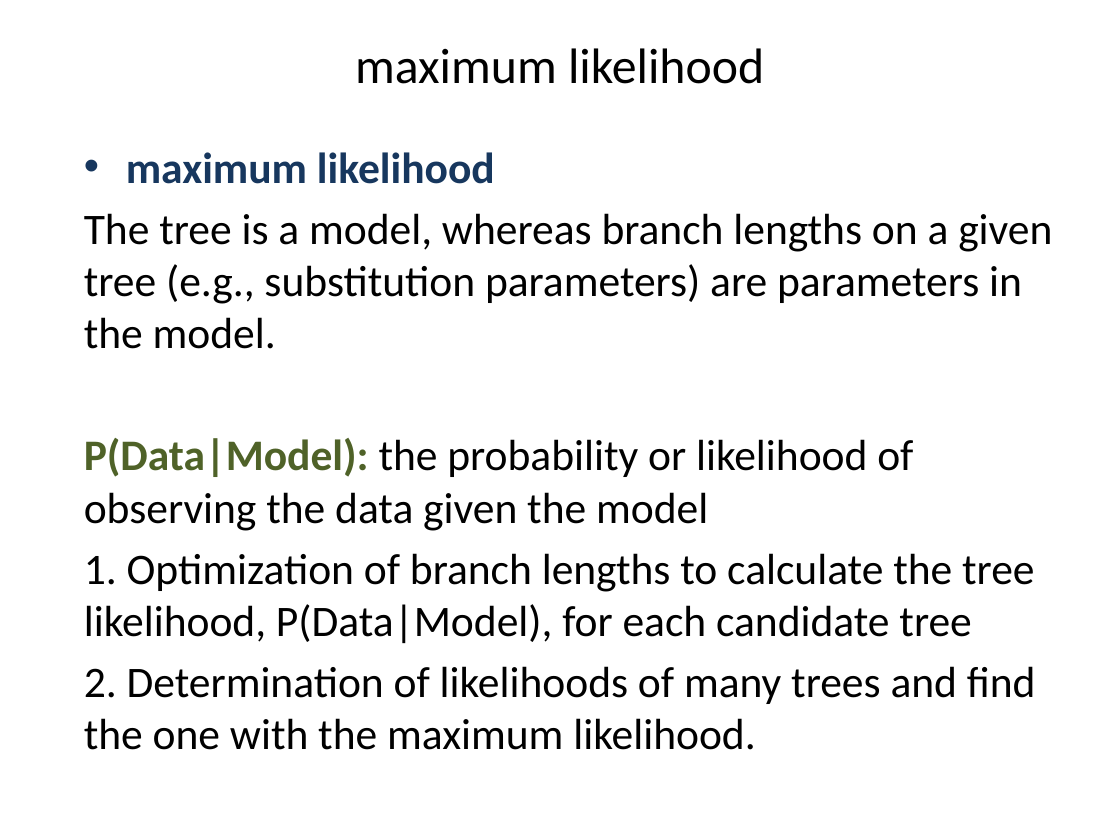
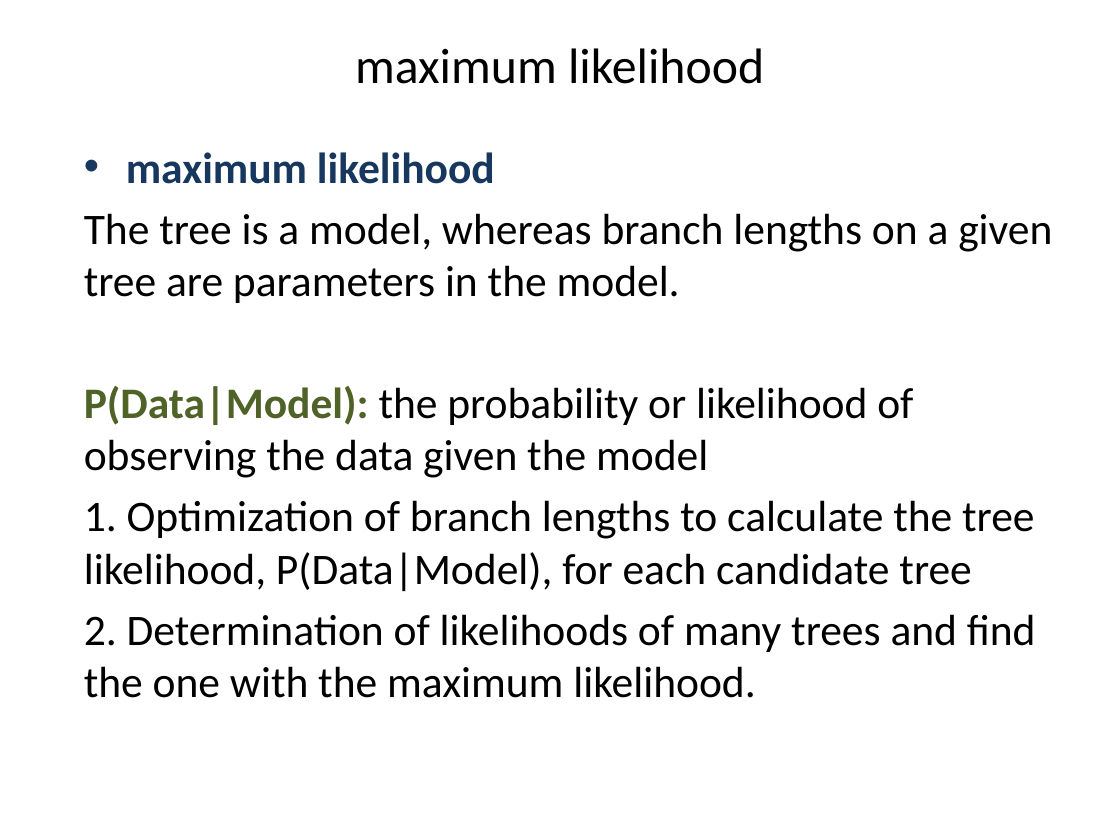
Before and after one commit to liu3zhenlab/teaching, a slide deck: slide 27 of PLPTH813Bioinformatis/2023/lectures/lecture10_phylogeny.pptx (slide 26 before the commit). Drawn at 1120x840 pixels with LibreOffice and Linux fonts; fonts in the diff are those of the drawing. Boxes give left, top, right and bottom in pixels: in the first picture for what was removed or moved away, otherwise in the second. Text is boxed around its words. In the diff, an @@ line names an element or a change of style, - is before the commit and + after.

```diff
--- a/PLPTH813Bioinformatis/2023/lectures/lecture10_phylogeny.pptx
+++ b/PLPTH813Bioinformatis/2023/lectures/lecture10_phylogeny.pptx
@@ text at [84,213,1052,303]: text changed @@
-The tree is a model, whereas branch lengths on a given tree (e.g., substitution parameters) are parameters in the model.
+The tree is a model, whereas branch lengths on a given tree are parameters in the model.
```
Also in this commit, not shown: 5 other slides changed, 1 slide added, 3 other files.
